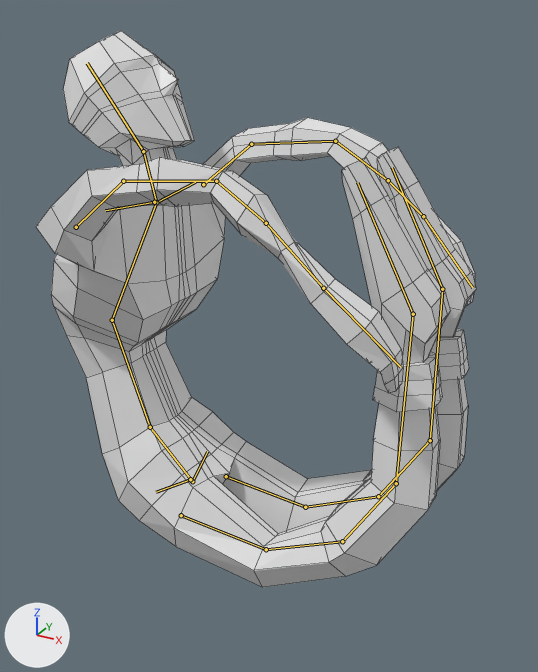
What one commit did to the Blender file 3dmodeller/demon4.blend.
One viewpoint serves both versions: a camera (50 mm lens) standing at (1.11, -1.97, 1.9) and looking at (0.02, 0.01, 0.91). The lights are fixed; the arrows at lower left show +X, +Y and +Z. Both versions are drawn at frame 101 of the action 'ArmatureAction'; the numbers are the values there. The bones that bend it are drawn over the model as lines. Mesh edges are drawn as thin lines.
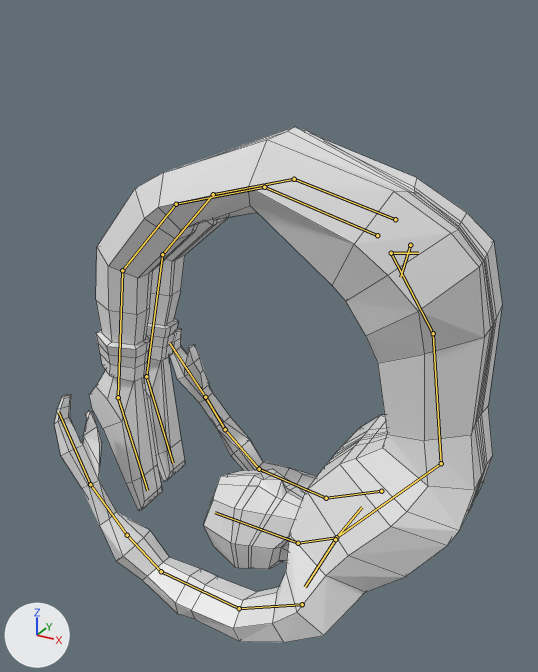
Pixel boxes [x1, y1, x2, y2] of what changed, in the pictures (538 x 672 px):
'Cube.001', posed (7% shorter)
    before: [36, 31, 476, 587]
    after: [54, 127, 502, 642]
bone 'hip.L', root to tip
    before: (192, 481) to (207, 451)
    after: (391, 253) to (418, 253)
bone 'spine.003', root to tip
    before: (156, 202) to (143, 151)
    after: (336, 537) to (298, 543)
bone 'spine.004', root to tip
    before: (143, 151) to (87, 63)
    after: (298, 543) to (215, 512)
bone 'hip.R', root to tip
    before: (190, 479) to (156, 492)
    after: (410, 245) to (400, 277)

What changed in the scene script:
```text
Change bone_hip_l:
    where bone_hip_l = bpy.data.objects['Armature'].pose.bones['hip.L']
    bone_hip_l.location: (-0.85, -1.96, -6.4) -> (1.6, -0.79, -2.55)
    bone_hip_l.rotation_quaternion: (0.037, -0.001, -0.016, 0.005) -> (0.199, 0.019, 0.58, -0.177)  # degrees (-10, -45, 19) -> degrees (37, 144, 8)
Change bone_spine_003:
    where bone_spine_003 = bpy.data.objects['Armature'].pose.bones['spine.003']  # child of 'spine.002'
    bone_spine_003.rotation_quaternion: (0.955, 0.0, 0.007, 0.344) -> (0.961, 0.0, -0.004, -0.192)  # degrees (0, 1, 40) -> degrees (0, 0, -23)
Change bone_spine_004:
    where bone_spine_004 = bpy.data.objects['Armature'].pose.bones['spine.004']  # child of 'spine.003'
    bone_spine_004.rotation_quaternion: (0.976, -0.072, 0.011, 0.266) -> (0.942, 0.0, 0.0, -0.249)  # degrees (-8, 3, 30) -> degrees (0, 0, -30)
Change bone_hip_r:
    where bone_hip_r = bpy.data.objects['Armature'].pose.bones['hip.R']
    bone_hip_r.location: (-1.55, -1.94, 6.3) -> (1.57, -0.79, 2.58)
    bone_hip_r.rotation_quaternion: (0.037, 0.0, 0.016, 0.005) -> (0.199, 0.0, -0.58, -0.178)  # degrees (8, 46, 18) -> degrees (-38, -146, 12)
```
